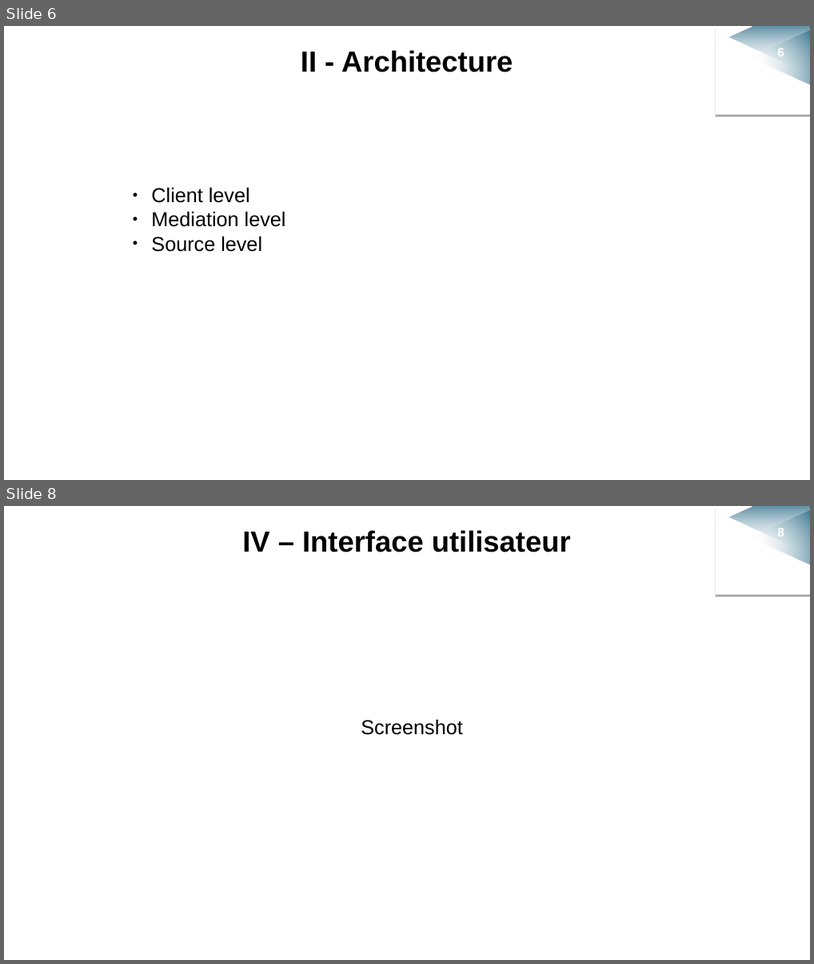
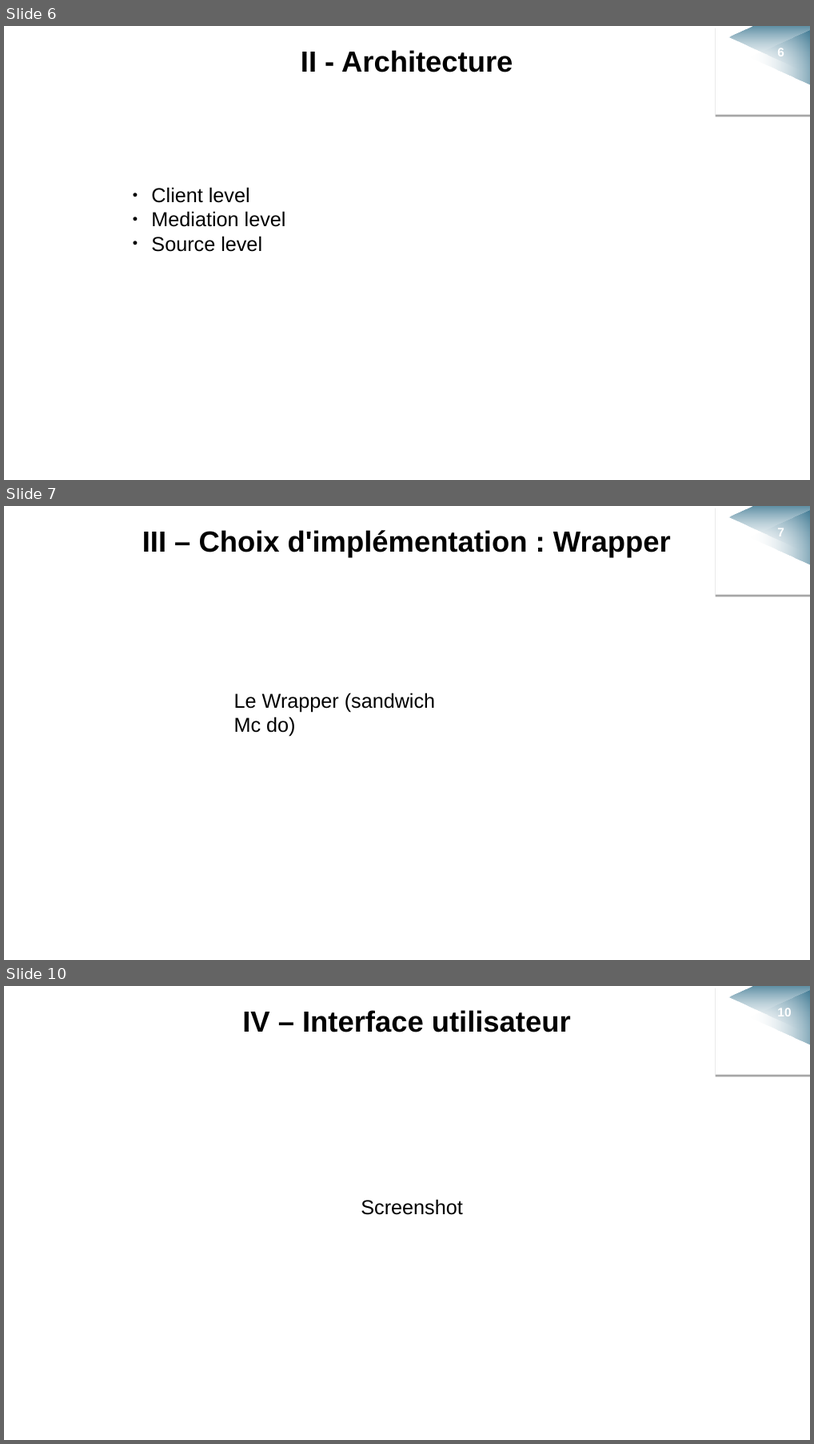
Before and after one commit to sizo0/BDAProject, a slide deck: Documents/Presentation/BDA_presentation.odp. Shown one above the other, each under a label of ours: slides 6 and 8 before the commit, slides 6, 7 and 10 after it; the slides between them are not shown. The pictures are 814x964 and 814x1444 pixels, drawn with LibreOffice and Linux fonts; fonts in the diff are those of the drawing; background and template pictures are left out. Boxes give left, top, right and bottom in pixels: in the first picture for what was removed or moved away, otherwise in the second. Text is boxed around its words. In the diff, an @@ line names an element or a change of style, - is before the commit and + after.

Commit message:
choix d'implementation autres odt

```diff
--- a/Documents/Presentation/BDA_presentation.odp
+++ b/Documents/Presentation/BDA_presentation.odp
@@ slide 7 added at bbox=[4, 506, 810, 960], background #FFFFFF; not listed: 3 template elements that a slide beside it also shows @@
@@ freeform shape added at bbox=[730, 507, 810, 554], fill gradient #FFFFFF to #004D6F @@
@@ triangle added at bbox=[750, 510, 810, 564], fill gradient #FFFFFF to #004D6F @@
@@ page number added at bbox=[778, 528, 785, 536], 11 pt, text #FFFFFF, bold @@
+7
@@ text added at bbox=[142, 530, 671, 557], 26 pt, text #000000, bold @@
+III – Choix d'implémentation : Wrapper
@@ text added at bbox=[234, 692, 435, 736], 18 pt, text #000000 @@
+Le Wrapper (sandwich Mc do)
@@ what was slide 8 is now slide 10 @@
@@ page number at bbox=[778, 1008, 791, 1016]: text changed @@
-8
+10
```
Also in this commit, not shown: 1 slide changed, 1 other slide added, 1 other file.
